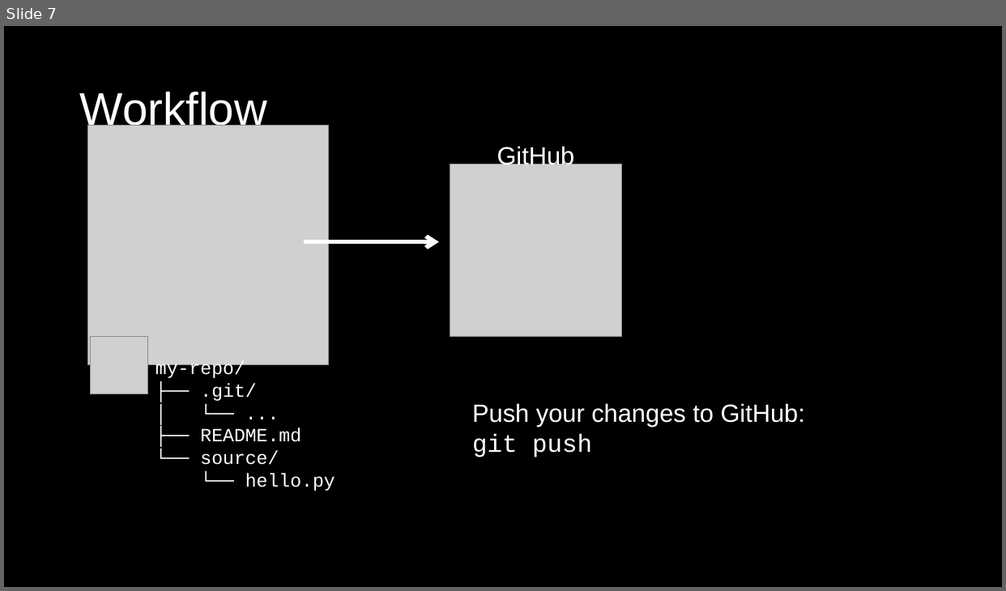
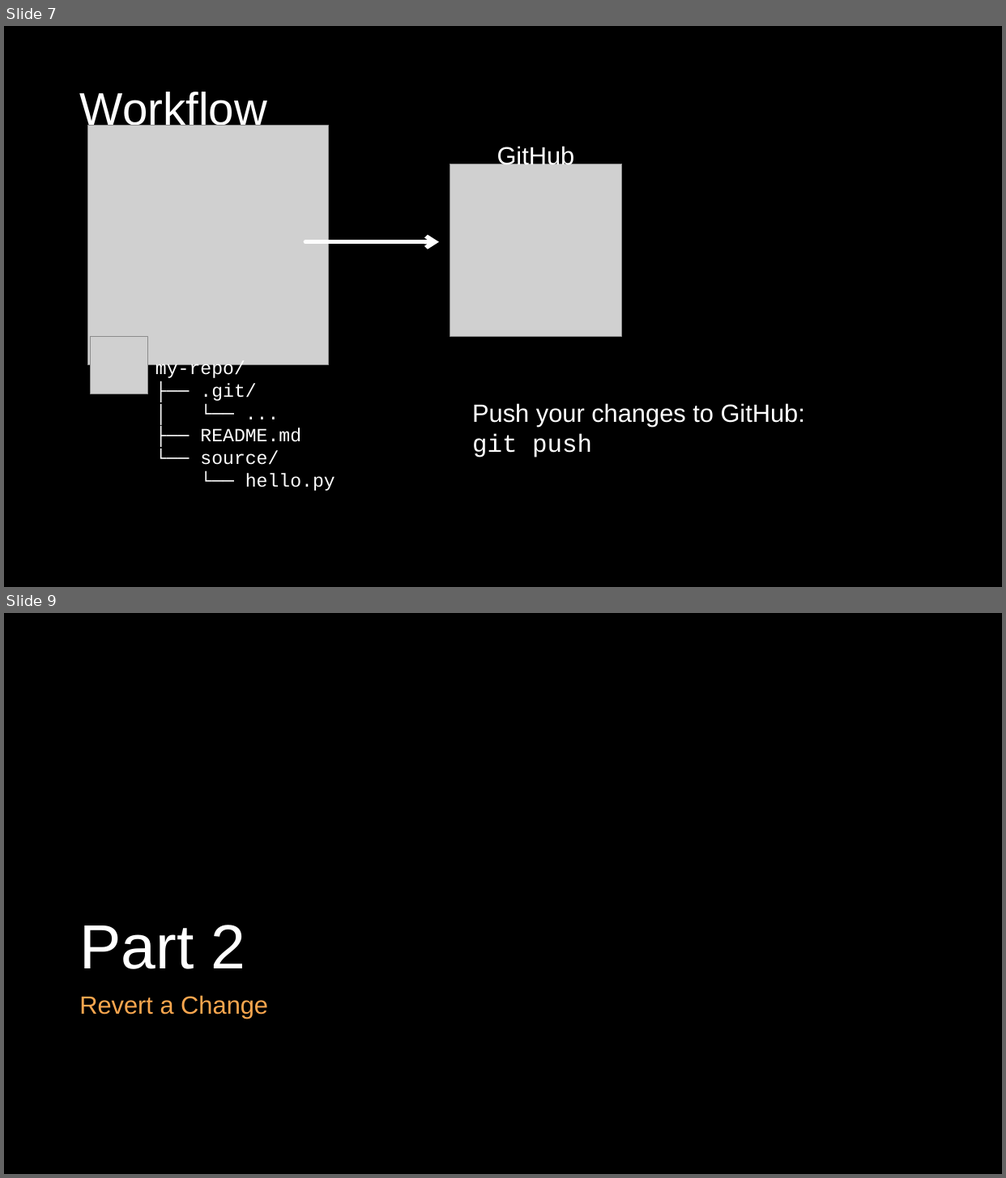
Before and after one commit to ShawnHymel/workshop-intro-to-git-and-github, a slide deck: slides/intro-to-git-and-github.pptx. Shown one above the other, each under a label of ours: slide 7 before the commit, slides 7 and 9 after it; the slides between them are not shown. The pictures are 1006x591 and 1006x1178 pixels, drawn with LibreOffice and Linux fonts; fonts in the diff are those of the drawing; grey boxes stand for pictures. Boxes give left, top, right and bottom in pixels: in the first picture for what was removed or moved away, otherwise in the second. Text is boxed around its words. In the diff, an @@ line names an element or a change of style, - is before the commit and + after.

```diff
--- a/slides/intro-to-git-and-github.pptx
+++ b/slides/intro-to-git-and-github.pptx
@@ slide 9 added at [4,613,1002,1174], background #000000 @@
@@ title added at [79,925,246,969], 60 pt, text #FFFFFF @@
+Part 2
@@ text added at [79,995,268,1018], 24 pt, text #F9A64E @@
+Revert a Change
```
Also in this commit, not shown: 1 slide changed, 7 other slides added, 1 other file.
